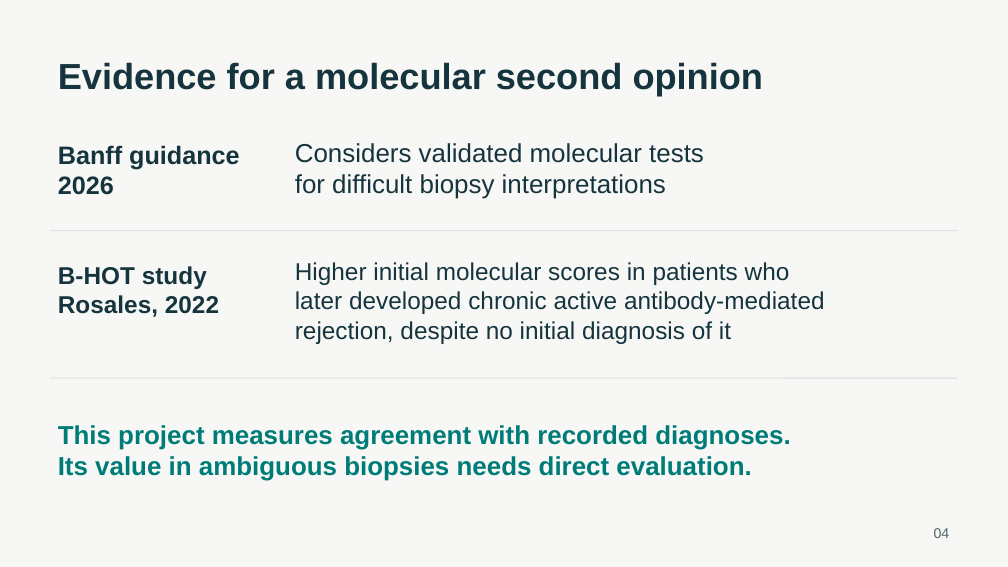
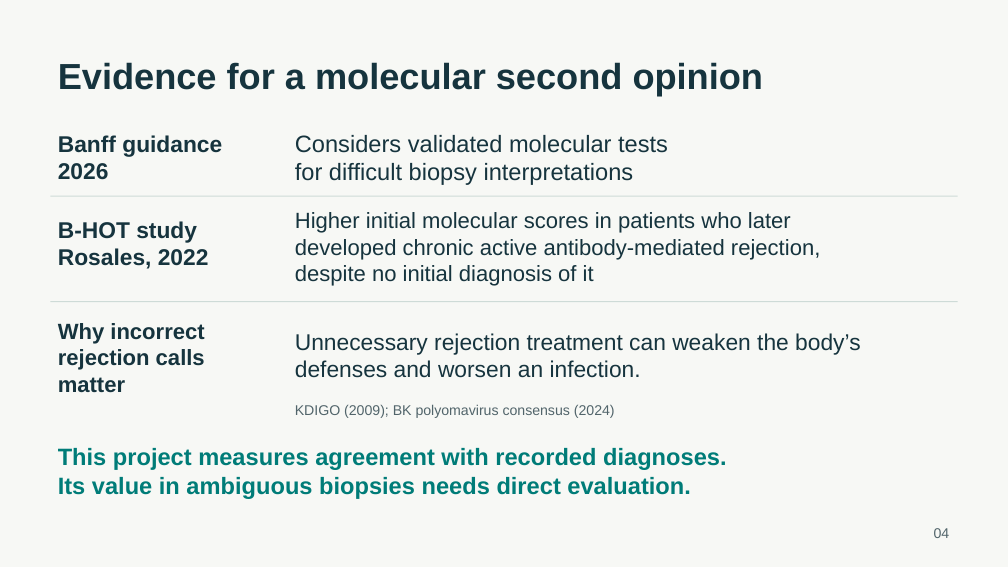
Before and after one commit to ca34525/Kidney-Biopsy-Rejection-Classifier, a slide deck: slide 4 of presentation/unos_kidney_biopsy.pptx. Drawn at 1008x567 pixels with LibreOffice and Linux fonts; fonts in the diff are those of the drawing. Boxes give left, top, right and bottom in pixels: in the first picture for what was removed or moved away, otherwise in the second. Text is boxed around its words. In the diff, an @@ line names an element or a change of style, - is before the commit and + after.

Commit message:
Refine presentation layouts, clinical context, and project conclusions

```diff
--- a/presentation/unos_kidney_biopsy.pptx
+++ b/presentation/unos_kidney_biopsy.pptx
@@ text "Banff guidance" at (58,135,222,180): size 24 to 21.8 pt @@
@@ text "Considers validated molecular tests" at (295,135,668,185): size 24.8 to 22.5 pt @@
@@ line moved from (51, 231) - (958, 231) to (51, 196) - (958, 196) @@
@@ text "B-HOT study": place and size @@
-text "B-HOT study" at (58,266,219,317)
+text "B-HOT study" at (58,221,209,269)
@@ text "B-HOT study" at (58,221,209,269): size 23.2 to 21.8 pt @@
@@ text at (295,212,820,286): text changed; size 23.2 to 21 pt @@
-Higher initial molecular scores in patients who
-later developed chronic active antibody-mediated
-rejection, despite no initial diagnosis of it
+Higher initial molecular scores in patients who later
+developed chronic active antibody-mediated rejection,
+despite no initial diagnosis of it
@@ line moved from (51, 378) - (958, 378) to (51, 302) - (958, 302) @@
@@ text added at (58,323,205,393), 21 pt, text #16343E, bold @@
+Why incorrect
+rejection calls matter
@@ text added at (295,333,860,378), 21.8 pt, text #16343E @@
+Unnecessary rejection treatment can weaken the body’s
+defenses and worsen an infection.
@@ text added at (295,404,615,418), 13.5 pt, text #52656B @@
+KDIGO (2009); BK polyomavirus consensus (2024)
@@ text "This project measures agreement with ..." at (58,448,727,499): size 24.8 to 22.5 pt @@
@@ text "This project measures agreement with ...": place and size @@
-text "This project measures agreement with ..." at (58,425,790,481)
+text "This project measures agreement with ..." at (58,448,727,499)
```
Also in this commit, not shown: 7 other slides changed, 19 other files.
